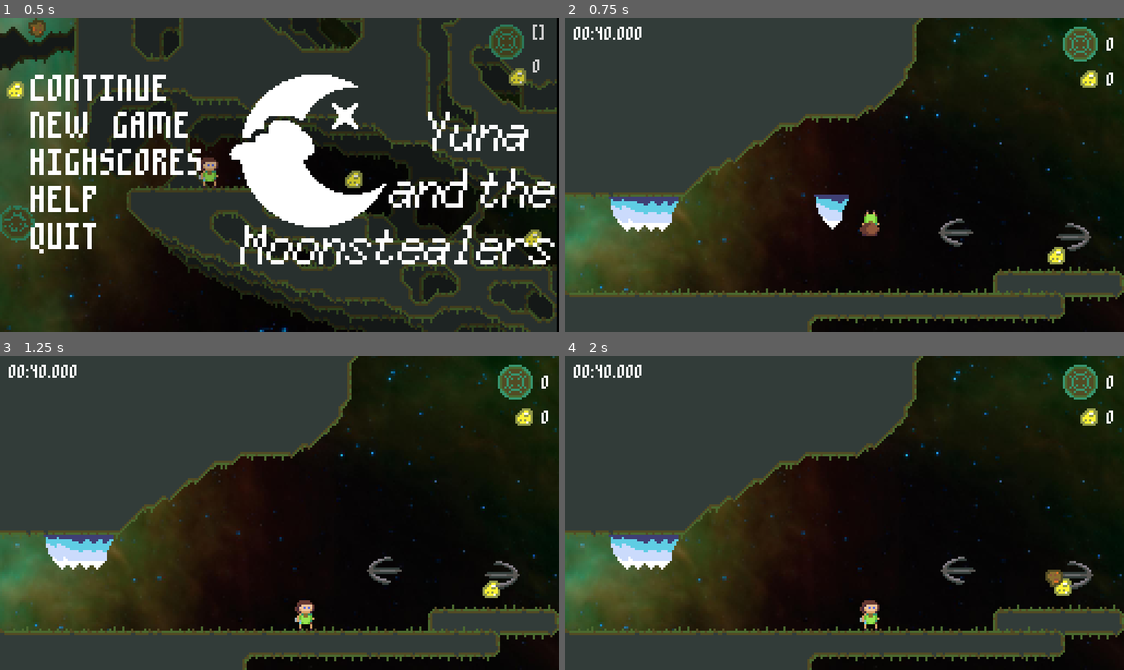
Above: before the commit, frames 1-4 (two rows, left to right).
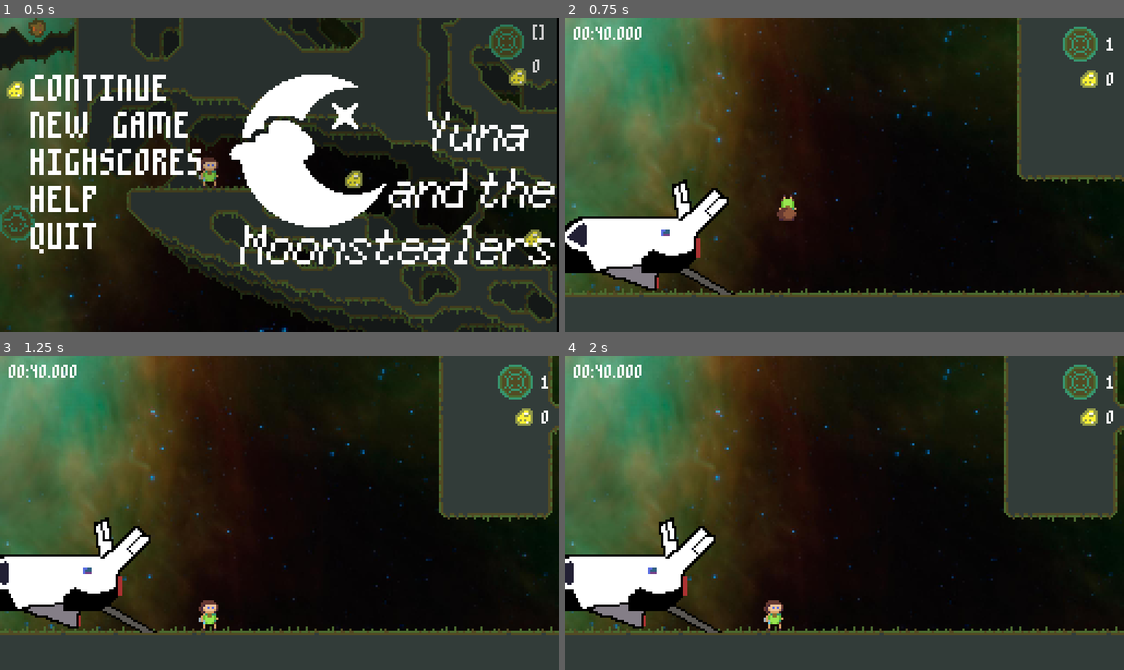
Above: after the commit, the same moments.

Repository: markopolojorgensen/github-gameoff-2020
Game: Godot game, scene res://game.tscn
Two runs of this game, one before a commit and one after it. Both use one fixed random seed, a clock stepped at 60 frames per second and the inputs below. The engine's default icon, where the game draws it, is replaced by a stand-in: a white triangle on a blue panel in a dark square. Sound files missing from this copy of the repository are replaced by a short silence.
Inputs (mouse positions are in pixels of both pictures, inside the frame that each line leads up to):
- Up to frame 1 (0.5 s): no input
- Up to frame 2 (0.75 s): tap Enter (ui_accept) at 0.5 s; drag from (581, 90) to (900, 105) at 0.52 s
- Up to frame 3 (1.25 s): no input
- Up to frame 4 (2 s): drag from (732, 528) to (1056, 588) at 1.27 s

Frame 1 is identical in both runs. In frame 2, 50% of the frame differs, in the area x 0-100%, y 0-100%; in frame 3, 49%; in frame 4, 49%.

Commit message:
wells now clear on room exit

Diff:
--- a/gravity_well.gd
+++ b/gravity_well.gd
@@ -133,15 +133,13 @@
 	$x_sprite.hide()
 
 func delete():
-	# minor hack so you can't delete pre-placed wells.
-	if gravity_well_tracker.gravity_wells[global.current_room.name].has(self):
-		if $death_timer.is_stopped():
-			gravity_well_tracker.remove_well(self)
+	if $death_timer.is_stopped():
+		gravity_well_tracker.remove_well(self)
 
-			$death_timer.start()
-			$shutdown.play()
-			$animation_player.play_backwards("grow")
+		$death_timer.start()
+		$shutdown.play()
+		$animation_player.play_backwards("grow")
 
-			yield($death_timer, "timeout")
+		yield($death_timer, "timeout")
 
-			queue_free()
+		queue_free()
--- a/levels/02/level_02.tscn
+++ b/levels/02/level_02.tscn
@@ -11,13 +11,12 @@
 end_time = 40.0
 
 [node name="l02r02" parent="." instance=ExtResource( 1 )]
-position = Vector2( -502, 183 )
+position = Vector2( 627, -636 )
 
 [node name="l02r01" parent="." instance=ExtResource( 2 )]
-position = Vector2( -1129, 819 )
 
 [node name="l02r03" parent="." instance=ExtResource( 3 )]
-position = Vector2( 203, 179 )
+position = Vector2( 1332, -640 )
 
 [node name="l02r04" parent="." instance=ExtResource( 4 )]
-position = Vector2( 80, 93 )
+position = Vector2( 1209, -726 )
--- a/levels/generic_room.tscn
+++ b/levels/generic_room.tscn
@@ -75,5 +75,6 @@
 collision_layer = 0
 collision_mask = 0
 format = 1
+[connection signal="tree_exiting" from="." to="." method="_on_generic_room_tree_exiting"]
 [connection signal="body_entered" from="room_start_area_2d" to="." method="_on_room_start_area_2d_body_entered"]
 [connection signal="body_entered" from="death_plane" to="." method="_on_death_plane_body_entered"]
--- a/levels/room.gd
+++ b/levels/room.gd
@@ -51,7 +51,7 @@
 		else:
 			player.global_position = global.current_room.get_node("spawn_point_there").global_position
 			get_tree().call_group("enemies", "respawn", global.current_room.name)
-			get_tree().call_group("gravity_wells", "delete")
+			get_tree().call_group("gravity_wells", "clear_room", global.current_room.name)
 		global.world.call_deferred("add_child", player)
 
 
@@ -66,3 +66,9 @@
 func add_nugget():
 	global.current_room_nugget_count += 1
 	global.end_timer.wait_time += .5
+
+
+func _on_generic_room_tree_exiting():
+	# global.current_room.name gets weird during loading, but this _should_ work.
+	print("Clearing room: ", name)
+	get_tree().call_group("gravity_wells", "clear_room", name)
